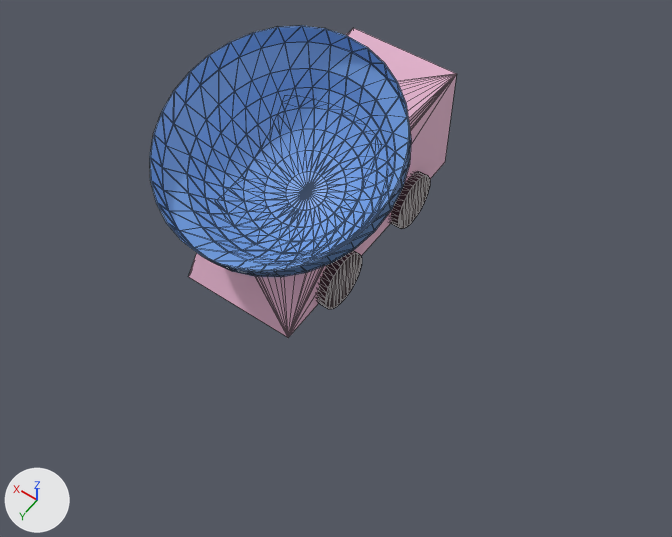
What one commit did to the glTF model assets/objects/recycler.glb.
Before and after are seen from a camera (50 mm lens) standing at (-16.1, 19.8, 29.2) and looking at (-3.1, 1.6, 0.6). Every picture has the same lights, and +X, +Y and +Z are marked at lower left. Mesh edges are drawn as thin lines. Where no turn or scale is listed for an object, it has been applied to the vertices. Vertices at the same position are counted once.
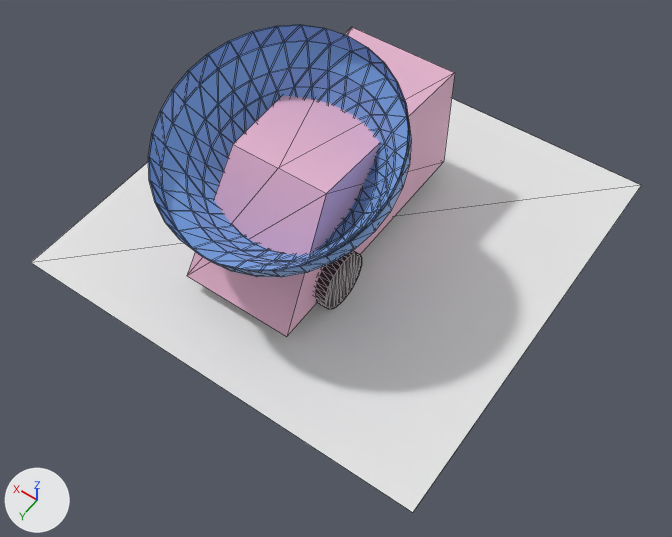
The newer file is also turned or shifted as a whole; pictures and numbers use the older file's frame.

What differs and where, as boxes [x1, y1, x2, y2] in the pictures (672 x 537 px):
'Plane', added
    after: [31, 99, 641, 512]
'Sphere', reshaped
    before: [150, 25, 410, 271]
    after: [148, 25, 409, 271]
'Cube', reshaped
    before: [188, 28, 456, 337]
    after: [187, 27, 455, 337]
'Circle', reshaped
    before: [318, 172, 430, 309]
    after: [315, 251, 362, 309]
part 3 of me_circle, deleted
    before: [391, 172, 430, 229]
'Sphere.001', unchanged, uncovered by the edit
    before: [202, 133, 411, 277]
    after: [150, 25, 411, 277]

The change, as a list of edits to the scene's bpy script:
```text
Change me_cube:
    used by ob_cube; location = (-0.67, -0.88, 2.27)
    remove me_cube.from_pydata(...)  # 161 vertices, 318 faces; spans x -2.5..2.5, y -5.68..5.68, z -2.5..2.5
    add me_cube.from_pydata(...)  # 9 vertices, 14 faces; spans x -2.43..2.57, y -5.68..5.68, z -2.5..2.5
    me_cube part 1: the whole mesh is rebuilt
Change me_sphere:
    used by ob_sphere; location = (-0.67, 1.79, 6.15)
    remove me_sphere.from_pydata(...)  # 514 vertices, 1024 faces; spans x -4.74..4.74, y -4.63..4.38, z -4.3..1.88
    add me_sphere.from_pydata(...)  # 257 vertices, 480 faces; spans x -4.67..4.81, y -4.63..4.38, z -4.3..1.88
    me_sphere part 2: 514 vertices removed from x -4.74..4.74, y -4.63..4.38, z -4.3..1.88; 257 vertices added at x -4.67..4.81, y -4.63..4.38, z -4.3..1.88
Change me_circle:
    where me_circle.from_pydata(...)  # 256 vertices, 496 faces; spans x -0.62..5.13, y -6.34..1.24, z -1.24..1.24
    used by ob_circle; location = (-2.93, 1.67, 0.23)
    me_circle part 3: the loose piece of 64 vertices spanning x -0.62..0.0, y -6.34..-3.87, z -1.24..1.24 is deleted
Add me_plane:
    me_plane.from_pydata([(-9.4, -9.4, 0.0), (9.4, -9.4, 0.0), (-9.4, 9.4, 0.0), (9.4, 9.4, 0.0)], [], [(0, 1, 3), (0, 3, 2)])
Add ob_plane:
    ob_plane = bpy.data.objects.new('Plane', me_plane)
    ob_plane.location = (-1.27, -1.74, -1.0)
```
